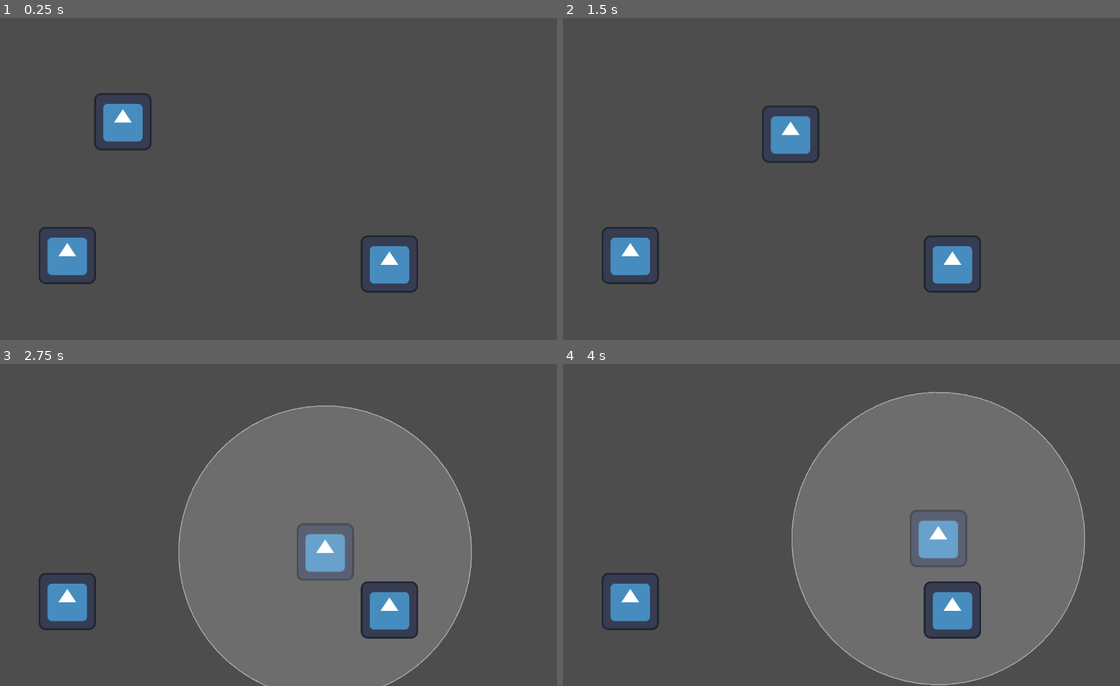
Above: before the commit, frames 1-4 (two rows, left to right).
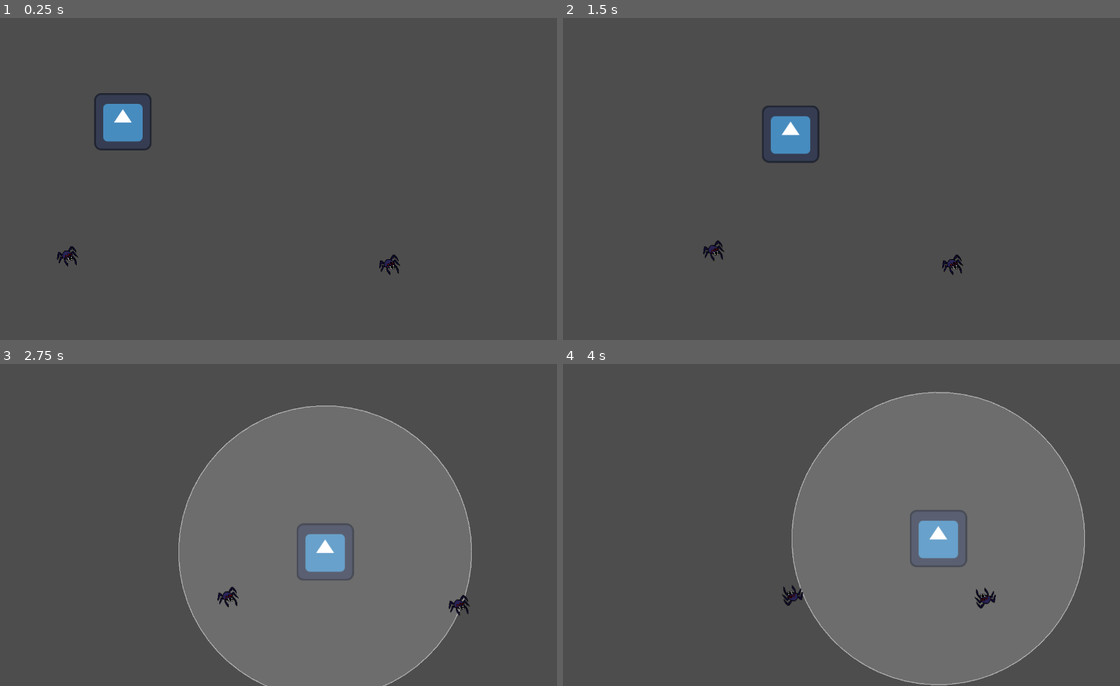
Above: after the commit, the same moments.

Repository: ternaryCat/ldjam59
Game: Godot game, scene res://components/level.tscn
Two runs of this game, one before a commit and one after it. Both use one fixed random seed, a clock stepped at 60 frames per second and the inputs below. The engine's default icon, where the game draws it, is replaced by a stand-in: a white triangle on a blue panel in a dark square.
Inputs:
- Up to frame 1 (0.25 s): no input
- Up to frame 2 (1.5 s): tap Enter at 0.5 s; hold D (right) 0.53-1.28 s; hold Space (activate) 0.53-1.28 s; tap W (top) at 0.8, 1.35 s; hold S (down) from 1.28 s (still down)
- Up to frame 3 (2.75 s): tap Space (activate) at 1.55 s; release S (down) at 2.03 s; hold D (right) from 2.03 s (still down); hold Space (activate) from 2.03 s (still down); tap W (top) at 2.3 s
- Up to frame 4 (4 s): release Space (activate) at 2.78 s; tap W (top) at 2.85, 3.8 s; tap Space (activate) at 3.05 s; release D (right) at 3.53 s; hold A (left) from 3.53 s (still down); hold Space (activate) from 3.53 s (still down)

The runs differ from the first frame. In frame 1, 2.2% of the frame differs, in the area x 6-76%, y 64-86%; in frame 2, 2.3%; in frame 3, 3.1%, in the area x 6-85%, y 64-86%; in frame 4, 3.1%.

Commit message:
add enemies texture + better moving

Diff:
--- a/components/level/enemy.gd
+++ b/components/level/enemy.gd
@@ -1,11 +1,32 @@
 extends AnimatedSprite2D
 
+@export var speed: float = 260.0
 
-# Called when the node enters the scene tree for the first time.
-func _ready() -> void:
-	pass # Replace with function body.
+var _in_field: bool = false
+
+@onready var _collision: Area2D = $collision
 
 
-# Called every frame. 'delta' is the elapsed time since the previous frame.
-func _process(delta: float) -> void:
-	pass
+func _ready() -> void:
+	_collision.area_entered.connect(_on_area_entered)
+	_collision.area_exited.connect(_on_area_exited)
+
+
+func _physics_process(delta: float) -> void:
+	if not _in_field:
+		return
+	if not Input.is_action_pressed("activate"):
+		return
+	var direction := Input.get_vector("left", "right", "top", "down")
+	if direction == Vector2.ZERO:
+		return
+	position += direction * speed * delta
+	rotation = direction.angle()
+
+
+func _on_area_entered(_other: Area2D) -> void:
+	_in_field = true
+
+
+func _on_area_exited(_other: Area2D) -> void:
+	_in_field = false
--- a/components/level/enemy.tscn
+++ b/components/level/enemy.tscn
@@ -1,13 +1,13 @@
 [gd_scene format=3 uid="uid://eyln1wkn80r"]
 
-[ext_resource type="Texture2D" uid="uid://cvxbsh0y4gur7" path="res://icon.svg" id="1_8gyse"]
+[ext_resource type="Texture2D" uid="uid://d1g0n63ieyhwx" path="res://images/enemy1.png" id="1_m8og6"]
 [ext_resource type="Script" uid="uid://dtclb7wsx66ro" path="res://components/level/enemy.gd" id="2_m8og6"]
 
 [sub_resource type="SpriteFrames" id="SpriteFrames_ck80t"]
 animations = [{
 "frames": [{
 "duration": 1.0,
-"texture": ExtResource("1_8gyse")
+"texture": ExtResource("1_m8og6")
 }],
 "loop": true,
 "name": &"idle",
@@ -20,6 +20,7 @@
 }]
 
 [sub_resource type="CircleShape2D" id="CircleShape2D_aq6n6"]
+radius = 28.01785
 
 [node name="enemy" type="AnimatedSprite2D" unique_id=408884908]
 sprite_frames = SubResource("SpriteFrames_ck80t")
@@ -29,7 +30,6 @@
 [node name="collision" type="Area2D" parent="." unique_id=2858423]
 collision_layer = 5
 collision_mask = 3
-monitoring = false
 
 [node name="shape" type="CollisionShape2D" parent="collision" unique_id=834457060]
 shape = SubResource("CircleShape2D_aq6n6")
Binary file added: images/enemy1.png
Not shown, added: images/enemy1.png.import
